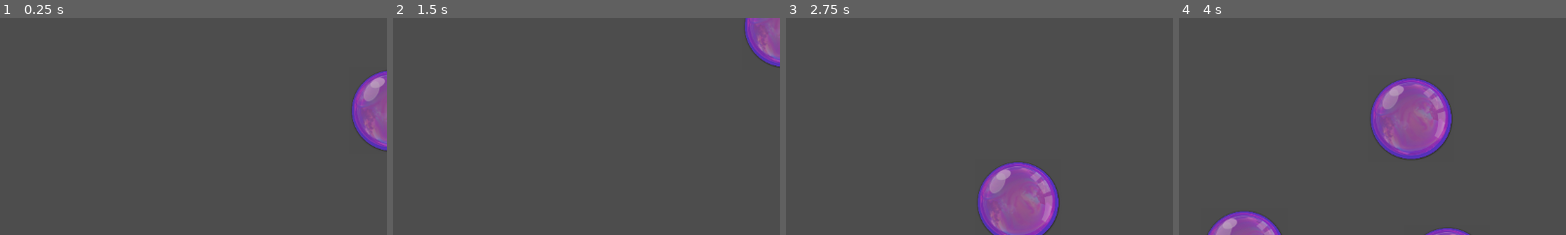
Above: before the commit, frames 1-4 (left to right).
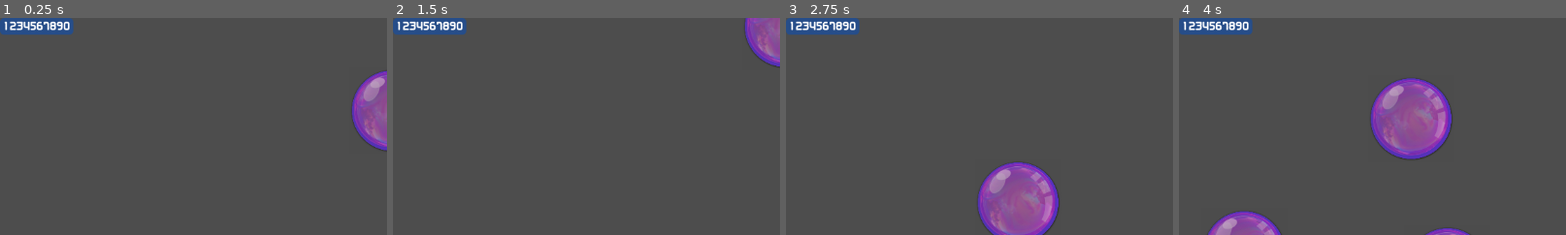
Above: after the commit, the same moments.

Repository: iluvsugargliders/bubble-pop
Game: Godot game, scene res://Main/Main.tscn
Same seed, same stepped clock (60 frames per second), same inputs: the game is played once before the commit and once after it.
Inputs (mouse positions are % of the whole screen's width and height, from its top left):
- Up to frame 1 (0.25 s): no input
- Up to frame 2 (1.5 s): move the mouse to (79, 67) at 0.52 s; click (79, 67) at 0.67 s; move the mouse to (51, 6) at 1.27 s; click (51, 6) at 1.42 s
- Up to frame 3 (2.75 s): move the mouse to (30, 54) at 2.02 s; click (30, 54) at 2.17 s
- Up to frame 4 (4 s): move the mouse to (8, 73) at 2.77 s; click (8, 73) at 2.92 s; move the mouse to (35, 65) at 3.52 s; click (35, 65) at 3.67 s
The pictures show only the part of the screen within x 0-50%, y 0-50%; the shares and areas given below are measured in that part.

The runs differ from the first frame. In frame 1, 1.4% of the frame differs, in the area x 0-20%, y 0-8%; in frame 2, 1.4%; in frame 3, 1.4%; in frame 4, 1.4%.

Commit message:
scoreboard

Diff:
--- a/Code/Main/Main.tscn
+++ b/Code/Main/Main.tscn
@@ -1,7 +1,18 @@
-[gd_scene load_steps=3 format=3 uid="uid://cd5nxssueqosr"]
+[gd_scene load_steps=6 format=3 uid="uid://cd5nxssueqosr"]
 
 [ext_resource type="Script" path="res://Main/main.gd" id="1_he6eo"]
 [ext_resource type="PackedScene" uid="uid://bmduw1omvgqj8" path="res://Bubble/Bubble.tscn" id="2_3lgiv"]
+[ext_resource type="FontFile" uid="uid://df7bv83w00cry" path="res://Fonts/airstrip.ttf" id="3_e7alt"]
+
+[sub_resource type="StyleBoxFlat" id="StyleBoxFlat_4tdy1"]
+bg_color = Color(0.149428, 0.302451, 0.537845, 1)
+corner_radius_top_left = 6
+corner_radius_top_right = 6
+corner_radius_bottom_right = 6
+corner_radius_bottom_left = 6
+
+[sub_resource type="LabelSettings" id="LabelSettings_dovka"]
+font = ExtResource("3_e7alt")
 
 [node name="Main" type="Node"]
 script = ExtResource("1_he6eo")
@@ -17,3 +28,15 @@
 
 [node name="Bubble3" parent="." instance=ExtResource("2_3lgiv")]
 position = Vector2(345, 550)
+
+[node name="Scoreboard" type="PanelContainer" parent="."]
+offset_right = 109.0
+offset_bottom = 25.0
+theme_override_styles/panel = SubResource("StyleBoxFlat_4tdy1")
+
+[node name="ScoreUI" type="Label" parent="Scoreboard"]
+layout_mode = 2
+size_flags_horizontal = 4
+text = "1234567890"
+label_settings = SubResource("LabelSettings_dovka")
+horizontal_alignment = 1
